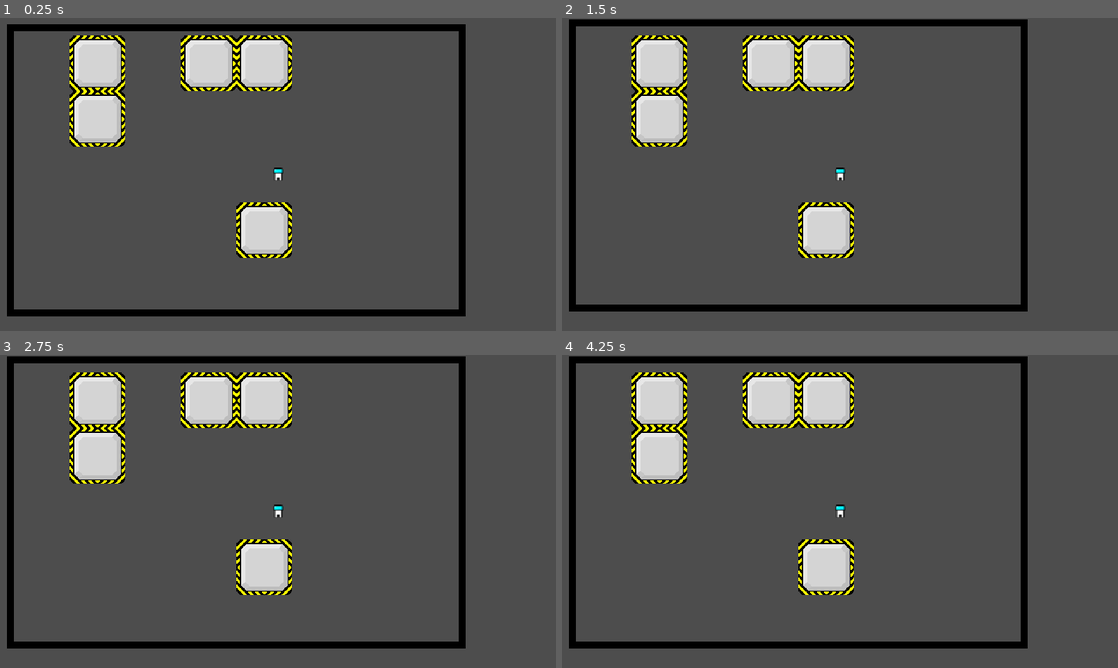
Above: before the commit, frames 1-4 (two rows, left to right).
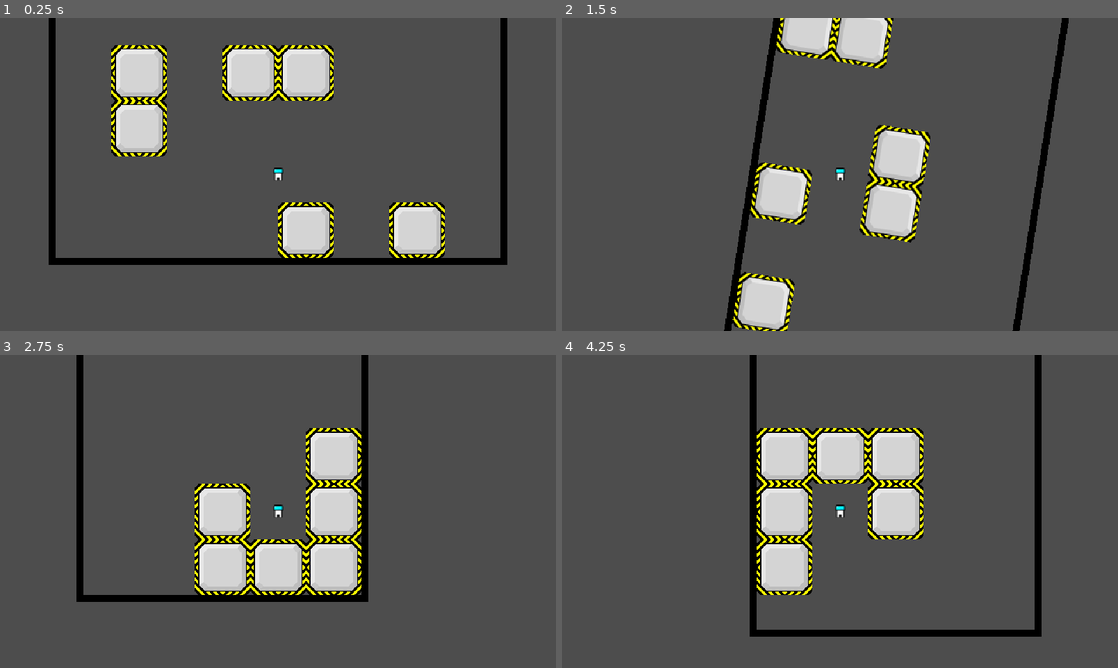
Above: after the commit, the same moments.

Repository: wojtekmal/escape-blocks
Game: Godot game, scene res://Levels/LevelTemplate.tscn
Two runs of this game, one before a commit and one after it. Both use one fixed random seed, a clock stepped at 60 frames per second and the inputs below. The project has no main scene, so this scene is started directly.
Inputs:
- Up to frame 1 (0.25 s): no input
- Up to frame 2 (1.5 s): hold Right (gravity_right) 0.53-1.28 s; tap W (jump) at 0.77 s; tap Enter at 1.25 s; hold Left (gravity_left) from 1.28 s (still down)
- Up to frame 3 (2.75 s): tap W (jump) at 1.52 s; release Left (gravity_left) at 2.03 s; hold Right (gravity_right) from 2.03 s (still down)
- Up to frame 4 (4.25 s): release Right (gravity_right) at 2.78 s; hold Up (gravity_up) 2.78-3.53 s; tap W (jump) at 3.02, 3.77 s; hold Left (gravity_left) from 3.53 s (still down)

The runs differ from the first frame. In frame 1, 25% of the frame differs, in the area x 1-92%, y 0-96%; in frame 2, 24%; in frame 3, 25%; in frame 4, 28%, in the area x 1-87%, y 0-94%.

Commit message:
Now the board rotates and everything falls normaly. The player isn't moving yet.

Diff:
--- a/engine/Actors/Player.tscn
+++ b/engine/Actors/Player.tscn
@@ -111,9 +111,6 @@
 board_cords = null
 board_dimensions = null
 is_falling = null
-is_rotating = null
-total_rotations = null
-now_rotations = null
 
 [node name="CrawlingHitBox" type="CollisionShape2D" parent="."]
 visible = false
@@ -128,6 +125,5 @@
 [node name="AnimatedSprite2D" type="AnimatedSprite2D" parent="."]
 sprite_frames = SubResource("3")
 
-[node name="Timer" type="Timer" parent="."]
-
 [node name="Camera2D" type="Camera2D" parent="."]
+ignore_rotation = false
--- a/engine/Levels/LevelTemplate.gd
+++ b/engine/Levels/LevelTemplate.gd
@@ -1,26 +1,30 @@
 @tool
 extends Node2D
-
 
 # Declare member variables here. Examples:
 # var a = 2
 # var b = "text"
 #export var boardWidth: int := 1 : set = update_board_width
 #export var boardHeight: int := 1 : set = update_board_height
-@export var board_dimensions := Vector2i(8, 5) : set = update_board_dimensions
+@export var board_dimensions := Vector2i(8, 5) : set = set_board_dimensions
+@export var total_rotations : int = 0
+@export var now_rotations : int
 @onready var tilemap := $TileMap
-@export var total_rotations := 0
 @onready var player := $Player
-var moving_blocks = []
-var column_block_heights = []
-var fall_speed = 20
+@onready var rotation_timer = $RotationTimer
+var moving_entities = []
+var column_top_still_blocks = []
+var fall_speed = 300
 var first_frame = true
 var frame_count = 0
+var left_wall = -board_dimensions.x * 32
+var top_wall = -board_dimensions.y * 32
+var positions_before_rotations = []
 
 # Called when the node enters the scene tree for the first time.
 func _ready():
+	rotation_timer.timeout.connect(rotation_ended)
 	pass
-
 	#for moving_block in moving_blocks:
 	#	print_debug("check")
 	#for moving_block in moving_blocks:
@@ -28,120 +32,215 @@
 
 # Called every frame. 'delta' is the elapsed time since the previous frame.
 func _process(delta):
-	if !Engine.is_editor_hint() and !player.is_rotating:
-		var size = $Player/StandingHitBox.shape.size
-		#var size = hitbox_shape.size
-		column_block_heights.clear()
-		moving_blocks.clear()
-
-		for child in self.get_children():
-			if child.get_real_class() == "MovingBlock8x8":
-				moving_blocks.push_back(child)
-
-		for i in range(0, board_dimensions.x + 1):
-			column_block_heights.push_back([])
-		for moving_block in moving_blocks:
-			column_block_heights[moving_block.board_cords.x].push_back(moving_block.position.y)
-
-		var left_wall = -board_dimensions.x * 32
-		var player_left_column = (int(player.position.x) - int(size.x) - left_wall) / 64
-		var player_right_column = (int(player.position.x) + int(size.x) - left_wall) / 64
-
-		if player_left_column == player_right_column:
-			column_block_heights[player_left_column].push_back(player.position.y)
-		else:
-			column_block_heights[player_left_column].push_back(player.position.y)
-			column_block_heights[player_right_column].push_back(player.position.y)
-
-		for i in range(0, board_dimensions.x):
-			column_block_heights[i].sort()
-			column_block_heights[i].reverse()
-			#if first_frame:
-				#for height in column_block_heights[i]:
-				#	print_debug(height)
-				#print_debug("a")
-
-		for block in moving_blocks:
-			var delta_height = delta * fall_speed
-			var new_block_cord_y = int(block.position.y + board_dimensions.y * 32 + delta_height - 32 - 1) / 64 + 1
-			var max_height = board_dimensions.y - 1
-
-			for height in column_block_heights[block.board_cords.x]:
-				if height > block.position.y:
-					max_height -= 1
-
-			if block.position.y == max_height * 64 - board_dimensions.y * 32 + 32:
-				block.is_falling = false
-				continue
-			if new_block_cord_y > max_height:
-				block.is_falling = false
-				#here the height of the block is set so that it lands on something else
-				block.board_cords = Vector2i(block.board_cords.x, max_height)
-			else:
-				block.is_falling = true
-				block.position.y += delta_height
-
-		move_player(delta, player_left_column, player_right_column)
-
-		manage_changing_gravity()
+	if Engine.is_editor_hint():
+		# We won't be loading frames in the editor.
+		return
+
+	manage_changing_gravity()
+
+	if !rotation_timer.is_stopped():
+		return
+
+	column_top_still_blocks.clear()
+	moving_entities.clear()
+
+	for child in self.get_children():
+		if child.get_real_class() == "MovingBlock8x8" or child.get_real_class() == "Player":
+			moving_entities.push_back(child)
+
+	moving_entities.sort_custom(compare_entity_heights)
+
+	for i in range(0, board_dimensions.x):
+		column_top_still_blocks.push_back(board_dimensions.y)
+
+	for entity in moving_entities:
+		if entity.get_real_class() == "MovingBlock8x8":
+			move_block(delta, entity)
+		elif entity.get_real_class() == "Player":
+			move_player(delta)
+
 	first_frame = false
 	frame_count += 1
 
-func move_player(delta, player_left_column, player_right_column):
+func compare_entity_heights(a, b):
+	return a.position.y > b.position.y
+	# Sorts the entities in decreasing order according to their height.
+
+func move_block(delta, block):
 	var delta_height = delta * fall_speed
-	var new_player_cord_y = int(player.position.y + board_dimensions.y * 32 + delta_height - 32 - 1) / 64 + 1
-	var max_height_1 = board_dimensions.y - 1
-	var max_height_2 = board_dimensions.y - 1
-
-	for height in column_block_heights[player_left_column]:
-		if frame_count < 10:
-			print_debug(height)
-		if height > player.position.y:
-			max_height_1 -= 1
-
-	for height in column_block_heights[player_right_column]:
-		if height > player.position.y:
-			max_height_2 -= 1
-
+	var new_block_cord_y = int(block.position.y - top_wall + delta_height - 32 - 1) / 64 + 1
+	# Ceiling division.
+	var max_height = column_top_still_blocks[block.board_cords.x] - 1
+
+	if block.position.y == top_wall + max_height * 64 + 32:
+		column_top_still_blocks[block.board_cords.x] = max_height
+		block.board_cords.y = max_height
+		block.is_falling = false
+		return
+
+	if new_block_cord_y > max_height:
+		block.is_falling = false
+		# Here the height of the block is set so that it lands on something else.
+		block.board_cords.y = max_height
+	else:
+		block.is_falling = true
+		block.position.y += delta_height
+
+	if block.position.y == top_wall + max_height * 64 + 32:
+		column_top_still_blocks[block.board_cords.x] = max_height
+		block.board_cords.y = max_height
+		block.is_falling = false
+		return
+
+func move_player(delta):
+	var delta_height = delta * fall_speed
+	var new_player_cord_y = int(player.position.y - top_wall + delta_height - 32 - 1) / 64 + 1
+	var size = $Player/StandingHitBox.shape.size
+	var player_left_column = int(player.position.x - size.x - left_wall) / 64
+	var player_right_column = int(player.position.x + size.x - left_wall) / 64
+	var max_height_1 = column_top_still_blocks[player_left_column] - 1
+	var max_height_2 = column_top_still_blocks[player_right_column] - 1
 	var max_height = min(max_height_1, max_height_2)
-	if frame_count < 10:
-		print_debug(max_height)
-
-	if player.position.y == max_height * 64 - board_dimensions.y * 32 + 32:
+
+	if player.position.y == top_wall + max_height * 64 + 32:
+		column_top_still_blocks[player_left_column] = max_height
+		column_top_still_blocks[player_right_column] = max_height
+		player.board_cords.y = max_height
 		player.is_falling = false
 		return
+
 	if new_player_cord_y > max_height:
 		player.is_falling = false
 		#here the height of the block is set so that it lands on something else
-		player.board_cords = Vector2i(player.board_cords.x, max_height)
+		player.board_cords.y = max_height
 	else:
 		player.is_falling = true
 		player.position.y += delta_height
-	if frame_count < 10:
-		print_debug("\n")
+
+	if player.position.y == top_wall + max_height * 64 + 32:
+		column_top_still_blocks[player_left_column] = max_height
+		column_top_still_blocks[player_right_column] = max_height
+		player.board_cords.y = max_height
+		player.is_falling = false
+		return
 
 func manage_changing_gravity():
-	pass
-
-func update_board_dimensions(newValue):
 	if Engine.is_editor_hint():
-		for i in range(-board_dimensions.x * 4 - 1, board_dimensions.x * 4 + 1):
-			tilemap.set_cell(0, Vector2i(i, board_dimensions.y * 4), -1, Vector2i(0, 0))
-			tilemap.set_cell(0, Vector2i(i, -board_dimensions.y * 4 - 1), -1, Vector2i(0, 0))
-
-		for i in range(-board_dimensions.y * 4 - 1, board_dimensions.y * 4 + 1):
-			tilemap.set_cell(0, Vector2i(-board_dimensions.x * 4 - 1, i), -1, Vector2i(0, 0))
-			tilemap.set_cell(0, Vector2i(board_dimensions.x * 4, i), -1, Vector2i(0, 0))
-
-		for i in range(-newValue.x * 4 - 1, newValue.x * 4 + 1):
-			tilemap.set_cell(0, Vector2i(i, newValue.y * 4), 0, Vector2i(0, 0))
-			tilemap.set_cell(0, Vector2i(i, -newValue.y * 4 - 1), 0, Vector2i(0, 0))
-
-		for i in range(-newValue.y * 4 - 1, newValue.y * 4 + 1):
-			tilemap.set_cell(0, Vector2i(-newValue.x * 4 - 1, i), 0, Vector2i(0, 0))
-			tilemap.set_cell(0, Vector2i(newValue.x * 4, i), 0, Vector2i(0, 0))
+		# We won't be loading frames in the editor.
+		return
+
+	var rotations = 0
+	if(Input.is_action_just_pressed("gravity_right")):
+		rotations += 1
+	if(Input.is_action_just_pressed("gravity_up")):
+		rotations += 2
+	if(Input.is_action_just_pressed("gravity_left")):
+		rotations += 3
+
+	if all_not_falling() and rotation_timer.is_stopped() and rotations != 0:
+		now_rotations = rotations
+		total_rotations += now_rotations
+		rotation_timer.start(rotation_timer.wait_time)
+		positions_before_rotations.clear()
+
+		for entity in moving_entities:
+			positions_before_rotations.push_back(entity.position)
+
+	if rotation_timer.is_stopped():
+		# If there is no rotation now, skip the rest.
+		return
+
+	var change_angle = PI * now_rotations * (rotation_timer.wait_time - rotation_timer.time_left) / rotation_timer.wait_time / 2
+	tilemap.rotation = change_angle
+	#print_debug((total_rotations - now_rotations) * PI / 2 + change_angle)
+
+	for i in range(0, moving_entities.size()):
+		var entity = moving_entities[i]
+		var position_before_rotation = positions_before_rotations[i]
+		entity.position = position_before_rotation.rotated(change_angle)
+		if entity.get_real_class() != "Player":
+			entity.rotation = -(total_rotations - now_rotations) * PI / 2 + change_angle
+
+	#rotation = PI / 2 * total_rotations
+
+	# Now we rotate the whole board along with the player, walls and blocks.
+	# We rotate the board around its center in the direction opposite to the way
+	# the player is rotated.
+
+	#if now_rotations % 2:
+	#	board_dimensions = Vector2i(board_dimensions.y, board_dimensions.x)
+	#
+	#for i in range(0, now_rotations):
+	#	# I'm rotating everything 90 degrees counterclockwise 'now_rotations' times.
+	#	for entity in moving_entities:
+	#		pass
+	#		# For the blocks I'm changing the positions and board coordinates
+	#		# and for the player I'm changing only the position.
+	#		if entity.get_real_class() == "Player":
+	#			entity.position = Vector2(-entity.position.y, entity.position.x)
+	#			print_debug(entity.position)
+	#			continue
+	#
+	#		entity.board_cords = Vector2i(
+	#			-entity.board_cords.y,
+	#			board_dimensions.x - entity.board_cords.x - 1
+	#		)
+	#		print_debug(entity.board_cords)
+	#		entity.position = Vector2(-entity.position.y, entity.position.x)
+	#		print_debug(entity.position)
+
+func all_not_falling():
+	for entity in moving_entities:
+		if entity.is_falling:
+			return false
+
+	return true
+
+func rotation_ended():
+	tilemap.rotation = 0
+
+	if now_rotations % 2:
+		board_dimensions = Vector2i(board_dimensions.y, board_dimensions.x)
+	else:
+		board_dimensions = board_dimensions
+
+	for i in range(0, moving_entities.size()):
+		var entity = moving_entities[i]
+		entity.rotation = 0
+		var position_before_rotation = positions_before_rotations[i]
+		entity.position = Vector2(position_before_rotation.x, position_before_rotation.y).rotated(now_rotations * PI / 2)
+
+		#if entity.get_real_class() == "MovingBlock8x8":
+		entity.board_cords = Vector2i(
+			round((entity.position.x - left_wall - 32) / 64),
+			round((entity.position.y - top_wall - 32) / 64)
+		)
+		#print_debug("entity board_cords and position and left_wall and top_wall")
+		#print_debug(entity.board_cords)
+		#print_debug(entity.position)
+		#print_debug(left_wall)
+		#print_debug(top_wall)
+
+func set_board_dimensions(newValue):
+	for i in range(-board_dimensions.x * 4 - 1, board_dimensions.x * 4 + 1):
+		tilemap.set_cell(0, Vector2i(i, board_dimensions.y * 4), -1, Vector2i(0, 0))
+		tilemap.set_cell(0, Vector2i(i, -board_dimensions.y * 4 - 1), -1, Vector2i(0, 0))
+
+	for i in range(-board_dimensions.y * 4 - 1, board_dimensions.y * 4 + 1):
+		tilemap.set_cell(0, Vector2i(-board_dimensions.x * 4 - 1, i), -1, Vector2i(0, 0))
+		tilemap.set_cell(0, Vector2i(board_dimensions.x * 4, i), -1, Vector2i(0, 0))
+
+	for i in range(-newValue.x * 4 - 1, newValue.x * 4 + 1):
+		tilemap.set_cell(0, Vector2i(i, newValue.y * 4), 0, Vector2i(0, 0))
+		tilemap.set_cell(0, Vector2i(i, -newValue.y * 4 - 1), 0, Vector2i(0, 0))
+
+	for i in range(-newValue.y * 4 - 1, newValue.y * 4 + 1):
+		tilemap.set_cell(0, Vector2i(-newValue.x * 4 - 1, i), 0, Vector2i(0, 0))
+		tilemap.set_cell(0, Vector2i(newValue.x * 4, i), 0, Vector2i(0, 0))
 
 	board_dimensions = newValue
+	left_wall = -board_dimensions.x * 32
+	top_wall = -board_dimensions.y * 32
 
 	for child in get_children():
 		#print_debug(child.get_name())
@@ -149,6 +248,4 @@
 			#print_debug("check")
 			child.board_dimensions = board_dimensions
 
-	print_debug(board_dimensions)
-
 	return board_dimensions
--- a/engine/Levels/LevelTemplate.tscn
+++ b/engine/Levels/LevelTemplate.tscn
@@ -1,10 +1,11 @@
-[gd_scene load_steps=8 format=3 uid="uid://c3oe72nibs0yb"]
+[gd_scene load_steps=9 format=3 uid="uid://c3oe72nibs0yb"]
 
 [ext_resource type="PackedScene" uid="uid://ow2x5epfg1v2" path="res://Actors/Player.tscn" id="1"]
 [ext_resource type="PackedScene" uid="uid://p3vwjet8rxgn" path="res://blocks/MovingBlock8x8.tscn" id="2"]
 [ext_resource type="Texture2D" uid="uid://rvq1ytbkh1qm" path="res://textures/black.png" id="3"]
 [ext_resource type="Script" path="res://Levels/LevelTemplate.gd" id="4"]
 [ext_resource type="Script" path="res://scripts/TileMap.gd" id="4_gvo1y"]
+[ext_resource type="Script" path="res://scripts/RotationTimer.gd" id="6_lnp4p"]
 
 [sub_resource type="TileSetAtlasSource" id="TileSetAtlasSource_ja7cw"]
 texture = ExtResource("3")
@@ -80,15 +81,12 @@
 script = ExtResource("4")
 
 [node name="Player" parent="." instance=ExtResource("1")]
-position = Vector2(48, 0)
+position = Vector2(0, 0)
 collision_layer = 2
 collision_mask = 1
 board_cords = Vector2i(3, 2)
 board_dimensions = Vector2i(8, 5)
 is_falling = false
-is_rotating = false
-total_rotations = 0
-now_rotations = 0
 
 [node name="TileMap" type="TileMap" parent="."]
 tile_set = SubResource("2")
@@ -125,3 +123,14 @@
 board_cords = Vector2i(4, 0)
 board_dimensions = Vector2i(8, 5)
 is_falling = false
+
+[node name="MovingBlock8x13" parent="." instance=ExtResource("2")]
+position = Vector2(160, 128)
+board_cords = Vector2i(6, 4)
+board_dimensions = Vector2i(8, 5)
+is_falling = false
+
+[node name="RotationTimer" type="Timer" parent="."]
+wait_time = 0.5
+one_shot = true
+script = ExtResource("6_lnp4p")
--- a/engine/scripts/Player.gd
+++ b/engine/scripts/Player.gd
@@ -8,21 +8,24 @@
 @export var board_cords: Vector2i : set = set_board_cords
 @export var board_dimensions: Vector2i : set = set_board_dimensions
 @export var is_falling : bool : set = set_is_falling
-@export var is_rotating : bool : set = set_is_rotating
-@export var total_rotations : int
-@export var now_rotations : int
+#@export var is_rotating : bool : set = set_is_rotating
 var offset = 10;
 var crawling := false
 
 @onready var _animated_sprite = $AnimatedSprite2D
 @onready var StandingHitBox = $StandingHitBox
 @onready var CrawlingHitBox = $CrawlingHitBox
+#@onready var rotation_timer = $RotationTimer
+
+func _ready():
+	pass
+	#rotation_timer.timeout.connect(_end_of_rotation)
 
 func _physics_process(delta: float) -> void:
 	pass
 
 func _process(delta: float) -> void:
-	manage_changing_gravity(delta)
+	#manage_changing_gravity(delta)
 	animations()
 
 func get_direction() -> Vector2:
@@ -47,36 +50,39 @@
 	var new_velocity := direction * speed
 	return new_velocity
 
-func manage_changing_gravity(delta):
-	#var dirs := [0, 1, 0, -1] #gives a multiplier for x and y gravity
-	#var rotations = get_parent().total_rotations
-	#rotation_degrees = rotations * 90
-	if !Engine.is_editor_hint():
-		var rotations = 0
-		if(Input.is_action_just_pressed("gravity_right")):
-			rotations += 1
-		if(Input.is_action_just_pressed("gravity_up")):
-			rotations += 2
-		if(Input.is_action_just_pressed("gravity_left")):
-			rotations += 3
-
-		if !is_rotating and rotations != 0:
-			total_rotations += rotations
-			now_rotations = rotations
-			is_rotating = true
+func rotate_player(delta, now_rotations, total_rotations, time_left):
 
 
+	#var rotations = 0
+	#if(Input.is_action_just_pressed("gravity_right")):
+	#	rotations += 1
+	#if(Input.is_action_just_pressed("gravity_up")):
+	#	rotations += 2
+	#if(Input.is_action_just_pressed("gravity_left")):
+	#	rotations += 3
+	#
+	#if rotation_timer.is_stopped() and rotations != 0:
+	#	total_rotations += rotations
+	#	now_rotations = rotations
+	#	rotation_timer.start(0.5)
+
+	#if !rotation_timer.is_stopped():
+	rotation = (total_rotations - now_rotations) * PI/ 2 + now_rotations * (0.5 - time_left) * PI
+
 func animations():
-	if !Engine.is_editor_hint():
-		var crawlAnimation := ""
-		if crawling:
-			crawlAnimation = "crawl "
-		elif Input.is_action_pressed("move_right"):
-			_animated_sprite.play(crawlAnimation + "walking")
-		elif Input.is_action_pressed("move_left"):
-			_animated_sprite.play(crawlAnimation + "walking")
-		else:
-			_animated_sprite.play(crawlAnimation + "default")
+	if Engine.is_editor_hint():
+		# We won't be loading frames in the editor.
+		return
+
+	var crawlAnimation := ""
+	if crawling:
+		crawlAnimation = "crawl "
+	elif Input.is_action_pressed("move_right"):
+		_animated_sprite.play(crawlAnimation + "walking")
+	elif Input.is_action_pressed("move_left"):
+		_animated_sprite.play(crawlAnimation + "walking")
+	else:
+		_animated_sprite.play(crawlAnimation + "default")
 
 func change_sprite_rotation(direction: Vector2):
 	if direction.x > 0:
@@ -89,10 +95,7 @@
 
 func set_board_cords(newValue):
 	board_cords = newValue
-	#print_debug(board_dimensions)
-	#print_debug(board_cords)
-	#print_debug("\n")
-	set_position(Vector2i(position.x, board_cords.y * 64 + 32 - board_dimensions.y * 32))
+	set_position(Vector2(position.x, board_cords.y * 64 + 32 - board_dimensions.y * 32))
 
 func set_board_dimensions(newValue):
 	board_dimensions = newValue
@@ -101,5 +104,5 @@
 func set_is_falling(new_value):
 	is_falling = new_value
 
-func set_is_rotating(new_value):
-	is_rotating = new_value
+#func _end_of_rotation():
+#	rotation = total_rotations * PI / 2
--- /dev/null
+++ b/engine/scripts/RotationTimer.gd
@@ -0,0 +1,15 @@
+@tool
+extends Timer
+
+
+# Called when the node enters the scene tree for the first time.
+func _ready():
+	pass # Replace with function body.
+
+
+# Called every frame. 'delta' is the elapsed time since the previous frame.
+func _process(delta):
+	pass
+
+func get_real_class():
+	return "RotationTimer"
